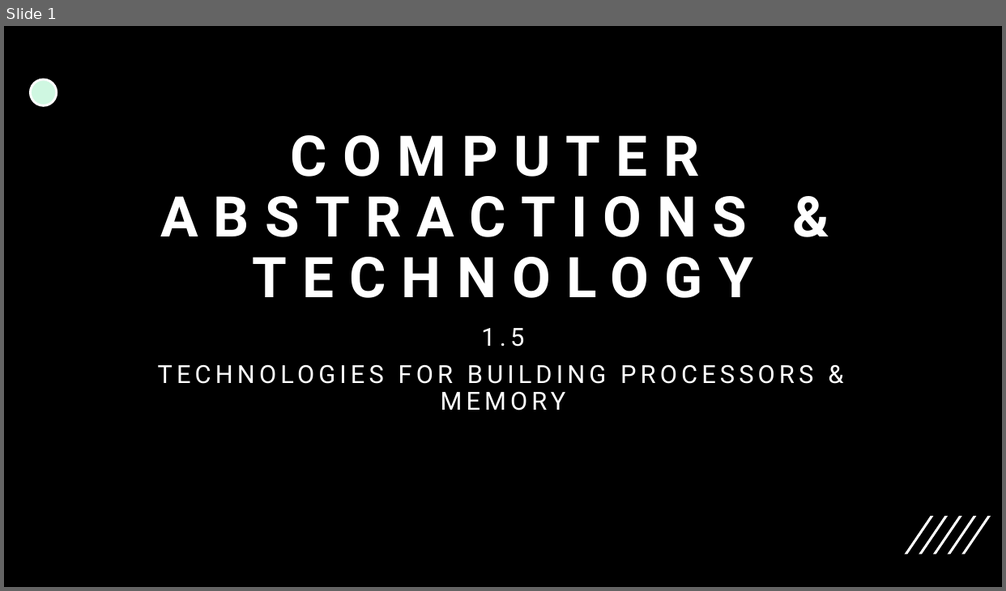
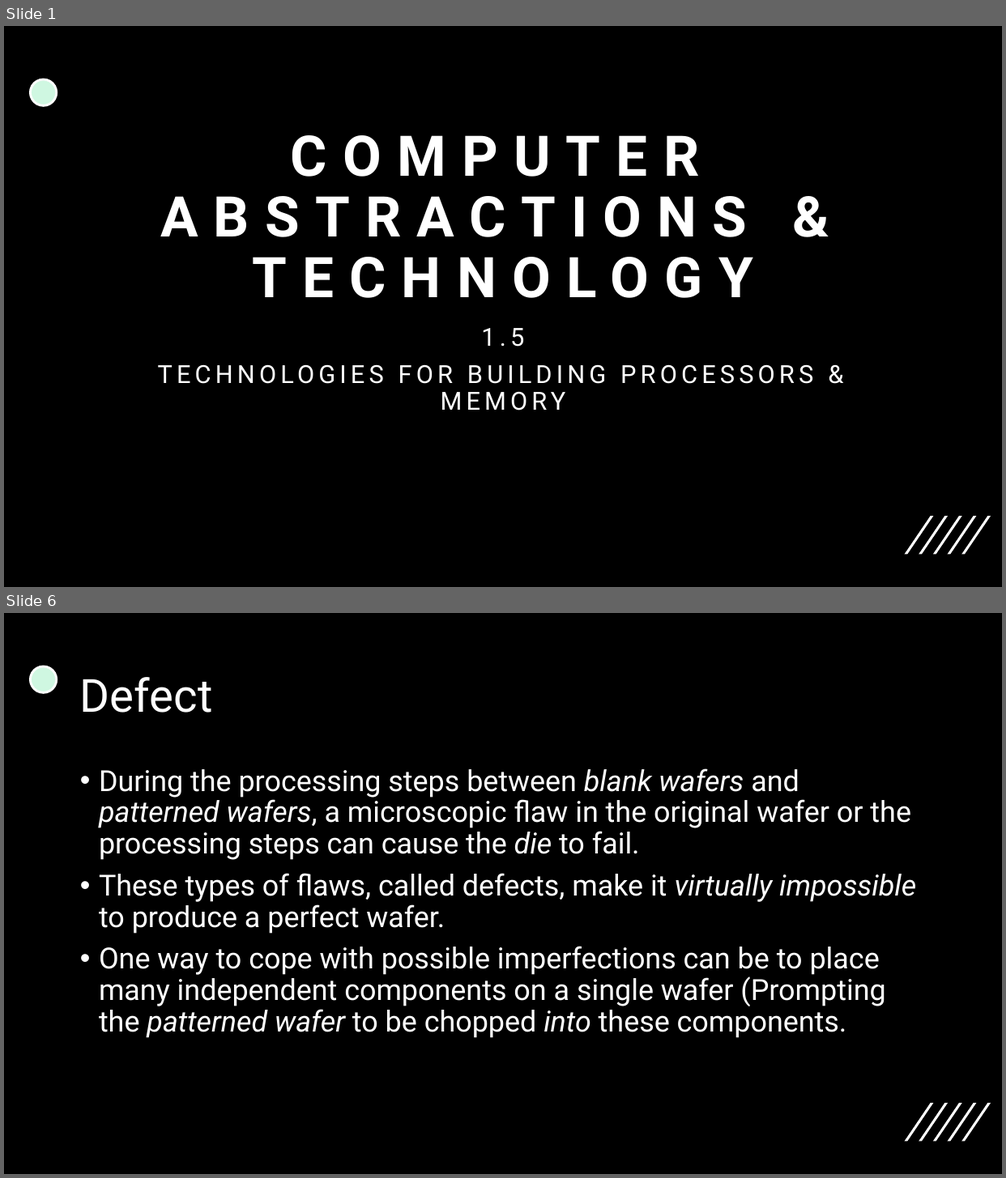
Before and after one commit to 00bayz/csci370_presentations, a slide deck: csci370_ch1_presentation.pptx. Shown one above the other, each under a label of ours: slide 1 before the commit, slides 1 and 6 after it; the slides between them are not shown. The pictures are 1006x591 and 1006x1178 pixels, drawn with LibreOffice and Linux fonts; fonts in the diff are those of the drawing. Boxes give left, top, right and bottom in pixels: in the first picture for what was removed or moved away, otherwise in the second. Text is boxed around its words. In the diff, an @@ line names an element or a change of style, - is before the commit and + after.

Commit message:
[Change] Push Slides

```diff
--- a/csci370_ch1_presentation.pptx
+++ b/csci370_ch1_presentation.pptx
@@ slide 6 added at <box>4,613,1002,1174</box>, background #000000; not listed: 6 template elements that a slide beside it also shows @@
@@ title added at <box>80,677,213,713</box>, 44 pt, text #FFFFFF @@
+Defect
@@ text added at <box>99,769,916,1038</box>, 28 pt, text #FFFFFF @@
+• During the processing steps between blank wafers and patterned wafers, a microscopic flaw in the original wafer or the processing steps can cause the die to fail.
+• These types of flaws, called defects, make it virtually impossible to produce a perfect wafer.
+• One way to cope with possible imperfections can be to place many independent components on a single wafer (Prompting the patterned wafer to be chopped into these components.
```
Also in this commit, not shown: 7 other slides added.
